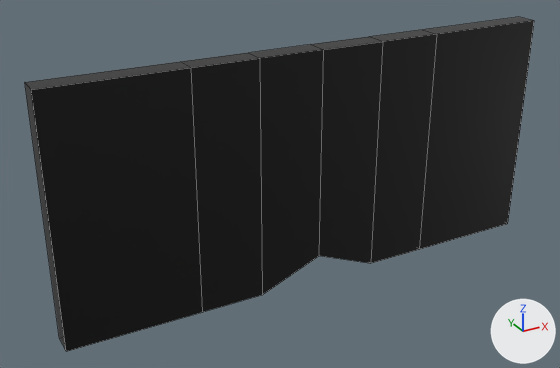
Two versions of the FBX model poject/Assets/Models/Linsenhalter.fbx, one commit apart.
The view is the same before and after, from a 50 mm camera at (-0.679, -1.246, 0.501) aimed at (-0.061, -0.122, -0.061). The lights are fixed; the arrows at lower right show +X, +Y and +Z. Mesh edges are drawn as thin lines. Where no turn or scale is listed for an object, it has been applied to the vertices.

Names of what the first picture shows: 'Linsenhalter'.
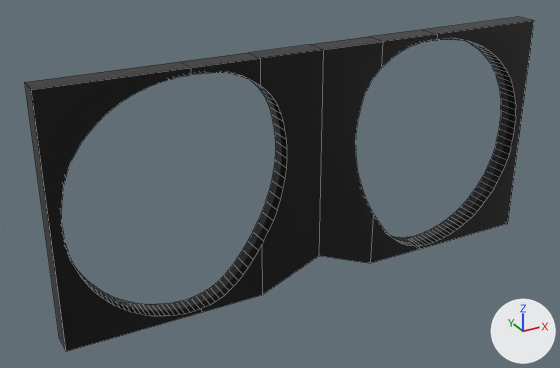
Pixel boxes (x1, y1, x2, y2) of what changed, in the pictures (560 x 368 px):
part 1 of me_cube_009, added (black): after (31, 21, 534, 352)

Edits to the bpy script that builds the scene:
```text
Change me_cube_009:
    used by ob_linsenhalter; location = (0.0, -0.142, -0.033)
    remove me_cube_009.from_pydata(...)  # 28 vertices, 26 faces; spans x -0.479..0.479, y -0.021..0.021, z -0.22..0.22
    add me_cube_009.from_pydata(...)  # 460 vertices, 238 faces; spans x -0.479..0.479, y -0.021..0.021, z -0.22..0.22
    me_cube_009 part 1: 432 vertices added at x -0.46..0.463, y -0.021..0.021, z -0.213..0.209
    me_cube_009 part 2: the surface is now shaded smooth
```
